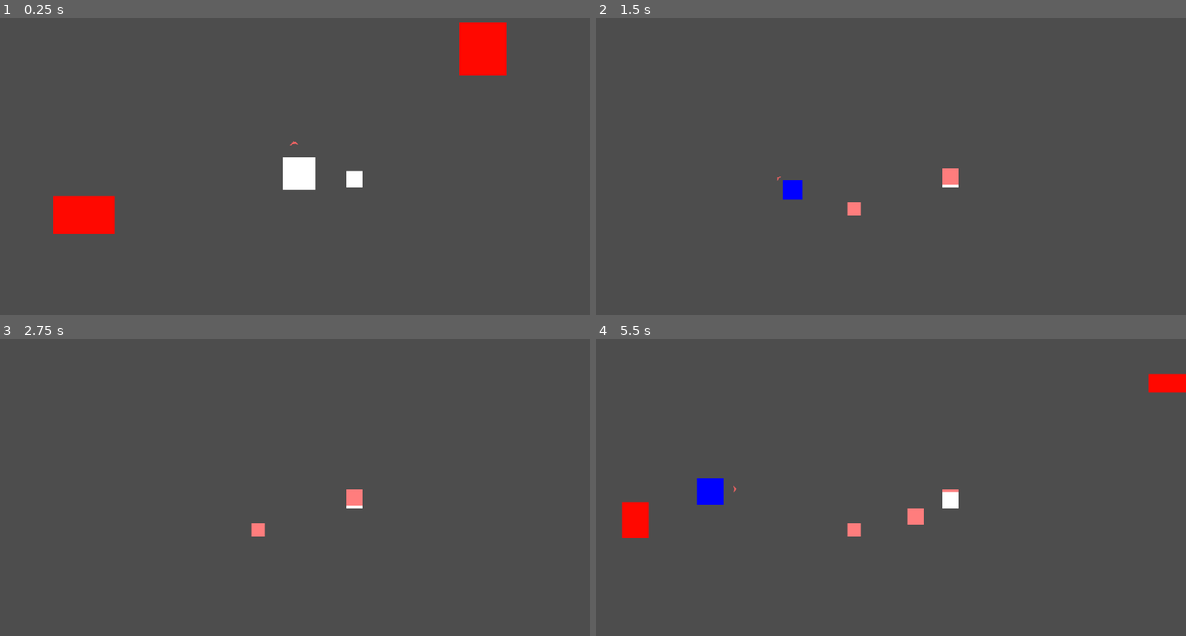
Above: before the commit, frames 1-4 (two rows, left to right).
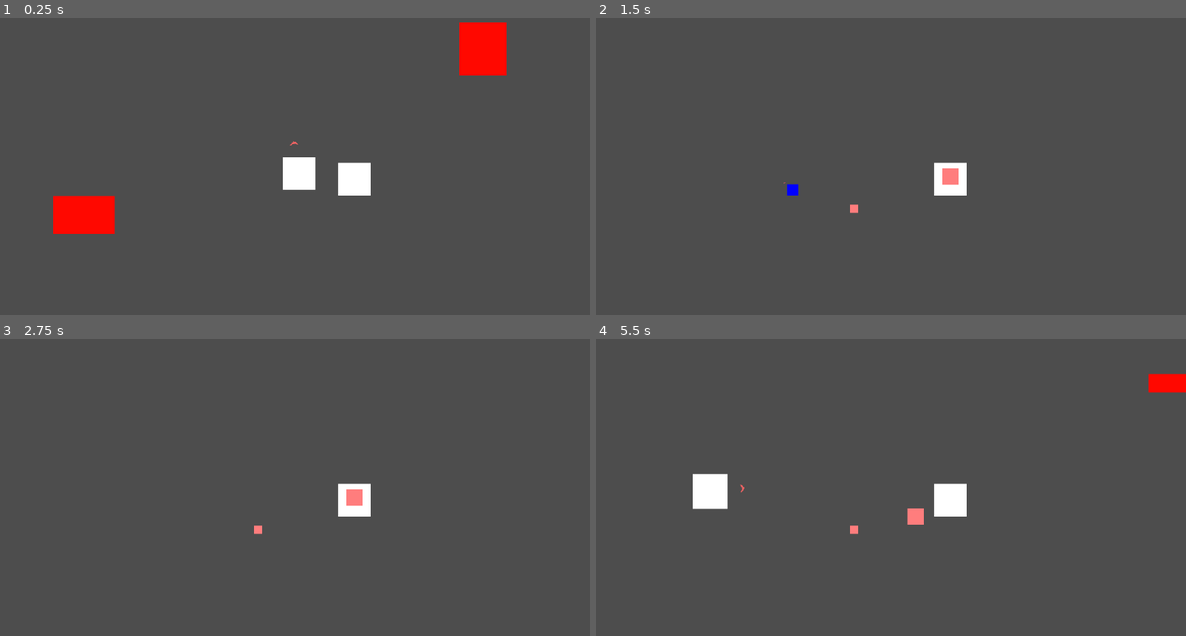
Above: after the commit, the same moments.

Repository: TheCursedMerchant/qdm_gameJam2024
Game: Godot game, scene res://test.tscn
The game is run twice, just before and just after one commit, with the same random seed, the same clock (stepped at 60 frames per second) and the same inputs.
Inputs (mouse positions are in pixels of both pictures, inside the frame that each line leads up to):
- Up to frame 1 (0.25 s): no input
- Up to frame 2 (1.5 s): move the mouse to (1020, 133) at 0.52 s; press the mouse at (1020, 133) at 0.53 s; hold Right (ui_right) 0.53-1.28 s; move the mouse to (773, 166) at 1.27 s; release the mouse at (773, 166) at 1.28 s; hold Down (ui_down) from 1.28 s (still down); click (773, 166) at 1.35 s
- Up to frame 3 (2.75 s): move the mouse to (354, 398) at 2.02 s; release Down (ui_down) at 2.03 s; press the mouse at (354, 398) at 2.03 s; hold Right (ui_right) from 2.03 s (still down)
- Up to frame 4 (5.5 s): tap Enter at 2.75 s; move the mouse to (861, 537) at 2.77 s; release Right (ui_right) at 2.78 s; release the mouse at (861, 537) at 2.78 s; hold Up (ui_up) 2.78-3.53 s; click (861, 537) at 2.85 s; move the mouse to (1068, 520) at 3.52 s; press the mouse at (1068, 520) at 3.53 s; hold Left (ui_left) 3.53-5.03 s; tap Space at 4.25 s; move the mouse to (714, 422) at 4.27 s; release the mouse at (714, 422) at 4.28 s; click (714, 422) at 4.35 s; move the mouse to (920, 469) at 5.02 s; press the mouse at (920, 469) at 5.03 s; hold Down (ui_down) from 5.03 s (still down)

The runs differ from the first frame. In frame 1, 0.5% of the frame differs, in the area x 57-63%, y 48-60%; in frame 2, 0.7%; in frame 3, 0.5%; in frame 4, 1.8%, in the area x 4-63%, y 45-67%.

Commit message:
made player die if they try to dash after shrinking to the minimum size

Diff:
--- a/gamejam2024/scripts/player/player.gd
+++ b/gamejam2024/scripts/player/player.gd
@@ -2,12 +2,12 @@
 extends CharacterBody2D
 
 @export_category("Movement")
-@export var SPEED = 500.0
-@export var size = 1
-@export var dashSpeed = 2800.0
-@export var playerState = PLAYER_STATES.IDLE
-@export var maxDashCharge = 1.0
-@export var dashChargeRate = 0.1
+@export var SPEED := 500.0
+@export var scale_size := Vector2.ONE
+@export var dashSpeed := 2800.0
+@export var playerState := PLAYER_STATES.IDLE
+@export var maxDashCharge := 1.0
+@export var dashChargeRate := 0.1
 
 @onready var sprite : Sprite2D = $Sprite2D
 @onready var collisionShape : CollisionShape2D = $CollisionShape2D
@@ -15,6 +15,7 @@
 
 var fleshChunkScene := preload("res://scenes/flesh_chunk.tscn")
 var dashCharge := 0.0
+var overShrink := false
 
 const minScale := Vector2(0.2, 0.2)
 const maxScale := Vector2(1000, 1000)
@@ -46,7 +47,7 @@
 			if(Input.is_action_pressed("left_click")) :
 				dashCharge = clamp(dashCharge + dashChargeRate, 0.0, maxDashCharge)
 			else :
-				create_chunk(dash_direction * -1, sprite.scale * 0.5)
+				create_chunk(dash_direction * -1, scale_size * 0.5, dashCharge / 2)
 				playerState = PLAYER_STATES.DASH
 
 		PLAYER_STATES.DASH :
@@ -56,23 +57,32 @@
 
 	move_and_slide()
 
-func create_chunk(direction: Vector2, size: Vector2) :
+func create_chunk(direction: Vector2, size: Vector2, shrink_amount: float) :
 	var newChunkInstance: Food = fleshChunkScene.instantiate()
 	newChunkInstance.size_scale = size
 	newChunkInstance.global_position = global_position + (direction * 100)
-	grow(-0.2)
+	grow(-shrink_amount)
 	get_tree().root.add_child(newChunkInstance)
 
 func grow(rate: float) -> void :
-	var growthVector = sprite.scale + Vector2(rate, rate)
+	var growthVector = scale_size + Vector2(rate, rate)
 	var newScale = clamp(growthVector, minScale, maxScale)
 
-	sprite.scale = newScale
-	collisionShape.scale = newScale
-	arrow_sprite.scale = newScale
+	scale_size = newScale
+	sprite.scale = scale_size
+	collisionShape.scale = scale_size
+	arrow_sprite.scale = scale_size
+
+	if(rate > 0) :
+		overShrink = false
 
 	if (growthVector < minScale) :
-		die()
+		if (overShrink) :
+			die()
+		else :
+			print("Max shrink!")
+			overShrink = true
+
 
 func die() :
 	sprite.modulate = Color(0, 0, 254, 1)
--- a/gamejam2024/test.tscn
+++ b/gamejam2024/test.tscn
@@ -13,6 +13,7 @@
 
 [node name="Food" parent="." instance=ExtResource("2_vbv54")]
 position = Vector2(692, 382)
+scale = Vector2(1, 1)
 
 [node name="Fish" parent="." instance=ExtResource("4_d8enf")]
 position = Vector2(-136, 452)
